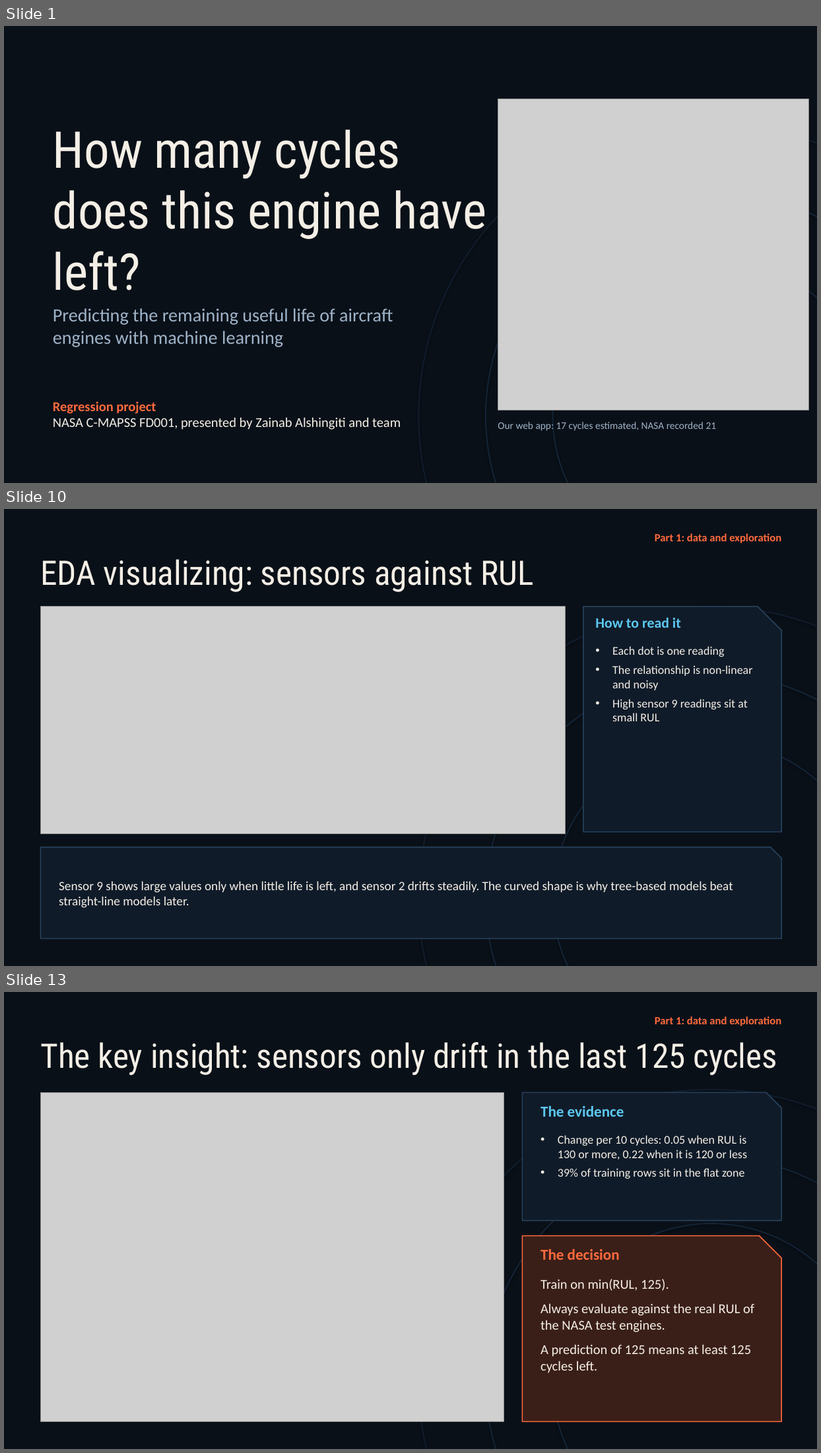
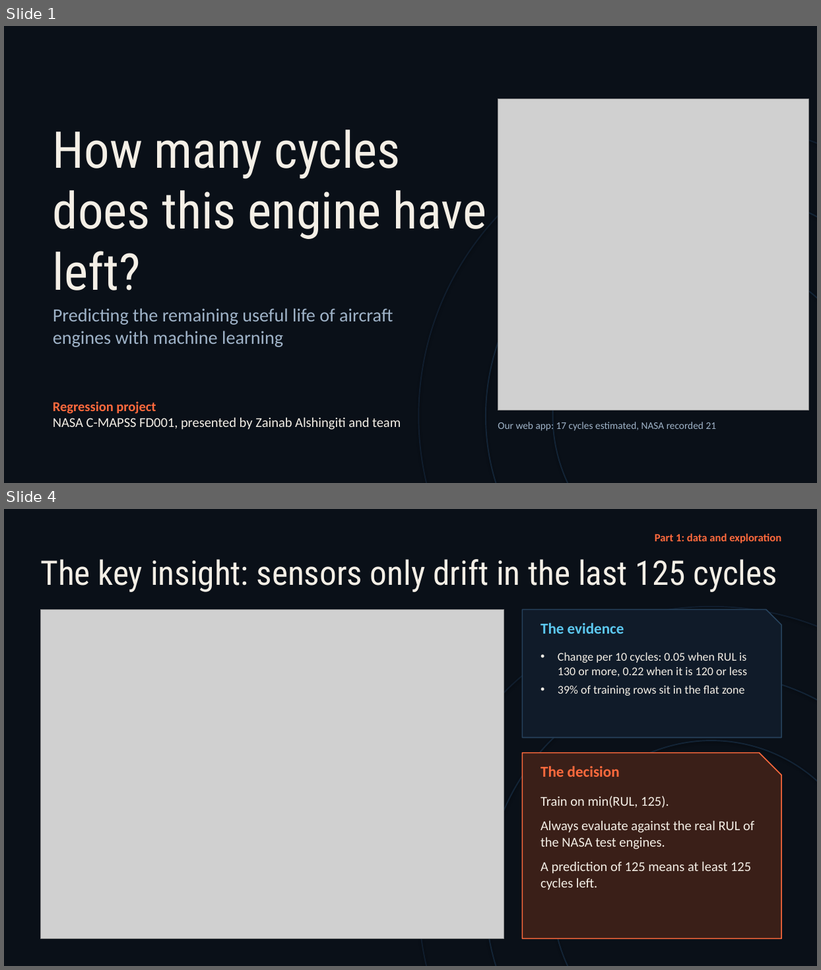
Before and after one commit to Shog7777/engine-rul-project, a slide deck: Presentation/Engine-RUL-Presentation.pptx. Shown one above the other, each under a label of ours: slides 1, 10 and 13 before the commit, slides 1 and 4 after it; the slides between them are not shown. The pictures are 821x1453 and 821x970 pixels, drawn with LibreOffice and Linux fonts; fonts in the diff are those of the drawing; grey boxes stand for pictures. Boxes give left, top, right and bottom in pixels: in the first picture for what was removed or moved away, otherwise in the second. Text is boxed around its words. In the diff, an @@ line names an element or a change of style, - is before the commit and + after.

```diff
--- a/Presentation/Engine-RUL-Presentation.pptx
+++ b/Presentation/Engine-RUL-Presentation.pptx
@@ slide 10 removed at [4, 509, 817, 966], background #0A1018 @@
@@ text removed at [655, 533, 781, 543] @@
-Part 1: data and exploration
@@ text removed at [40, 559, 533, 592] @@
-EDA visualizing: sensors against RUL
@@ picture removed at [40, 607, 565, 834] @@
@@ ellipse removed at [418, 607, 817, 966] @@
@@ snip rect removed at [583, 607, 781, 832] @@
@@ text removed at [595, 617, 681, 628] @@
-How to read it
@@ text removed at [613, 646, 752, 722] @@
-• Each dot is one reading
-• The relationship is non-linear and noisy
-• High sensor 9 readings sit at small RUL
@@ ellipse removed at [486, 674, 817, 966] @@
@@ ellipse removed at [553, 741, 817, 966] @@
@@ snip rect removed at [40, 848, 781, 939] @@
@@ text removed at [59, 881, 733, 908] @@
-Sensor 9 shows large values only when little life is left, and sensor 2 drifts steadily. The curved shape is why tree-based models beat straight-line models later.
@@ what was slide 13 is now slide 4 @@
```
Also in this commit, not shown: 6 slides changed, 2 slides added, 18 other slides removed, 1 other file.
